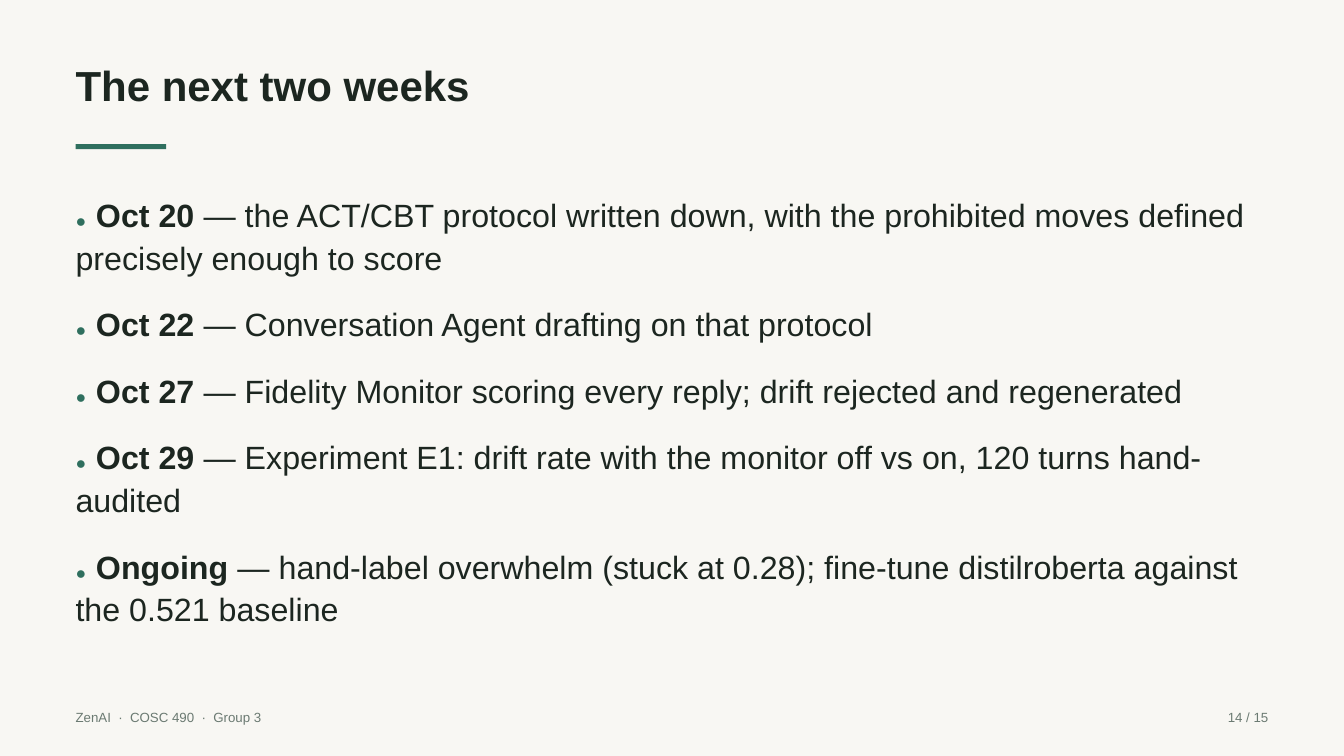
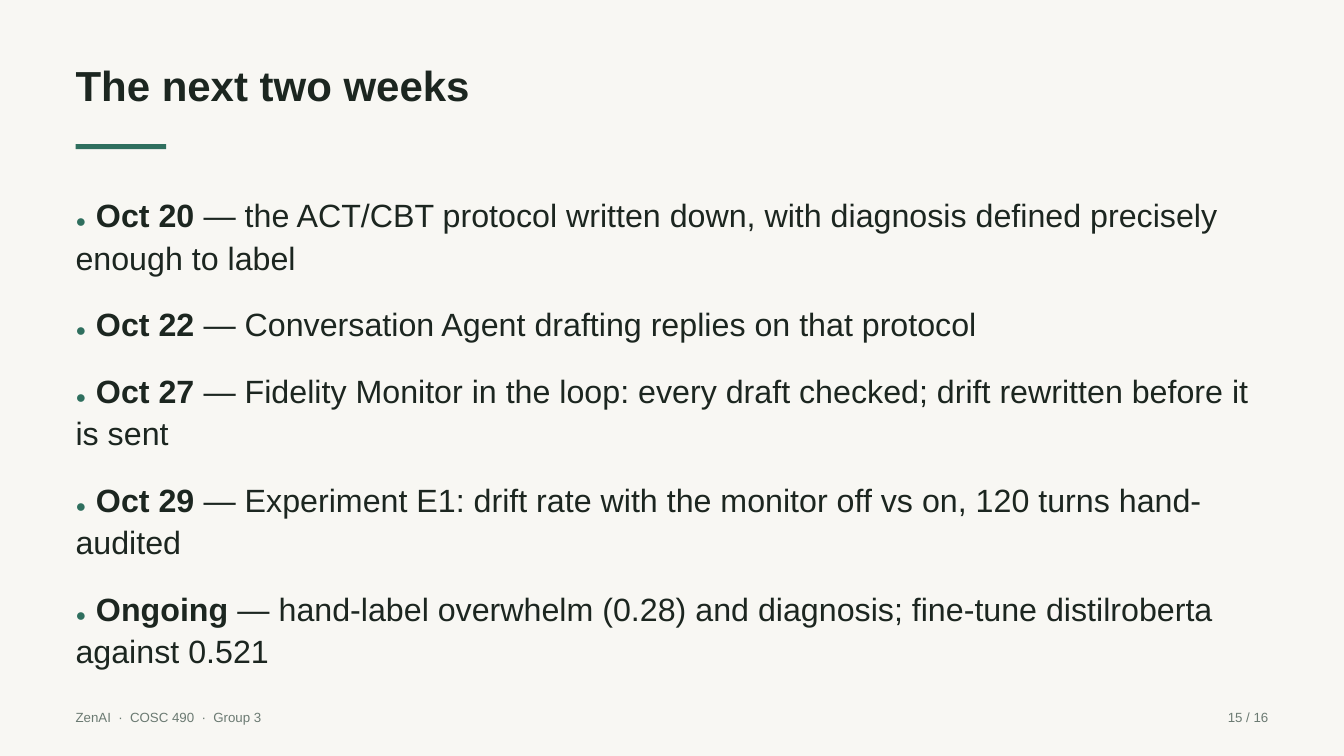
Before and after one commit to Chinonsocheq21/Zenai, a slide deck: slide 15 of presentations/ZenAI-Midterm-Oct15.pptx (slide 14 before the commit). Drawn at 1344x756 pixels with LibreOffice and Linux fonts; fonts in the diff are those of the drawing. Boxes give left, top, right and bottom in pixels: in the first picture for what was removed or moved away, otherwise in the second. Text is boxed around its words. In the diff, an @@ line names an element or a change of style, - is before the commit and + after.

Commit message:
Train the Fidelity Monitor's drift detector, and put it in the console
The contribution moves from designed to partly built.

training/train_drift.py trains on ESConv: 18,153 supporter replies from 1,300
emotional-support conversations, each hand-labelled with the strategy it uses.
Two of those strategies are exactly the moves the monitor exists to catch —
"Providing Suggestions" is advice-giving, "Affirmation and Reassurance" is
reassurance.

Split by CONVERSATION, not by reply, so no conversation is in both training
and test. Held-out macro-F1 0.590 against a 0.269 majority baseline; the same
model split by reply would have reported 0.612. We report the honest one.

The monitor scores a draft sentence by sentence and flags a move if any
sentence makes it — a reply like the film's carries two moves in two
sentences, and scored whole they blur below both thresholds. Thresholds were
chosen on held-out conversations and lean toward recall (advice >= 0.40:
recall 0.77; reassurance >= 0.45: recall 0.60), because a false flag costs one
rewrite and a miss puts drift in front of a student.

On the film's own examples: the drifting reply is rejected for advice AND
reassurance, with the sentence carrying each; the in-protocol reply passes; a
plain reflection passes. Diagnosis has no labelled data and is reported as
"not detected yet" rather than as clear.

- POST /fidelity/check, warmed at startup
- console: a Fidelity Monitor tab — paste a draft, see the verdict and the
  sentence that drifted
- tests/test_fidelity.py pins the film's examples (skipped where untrained)
- setup.sh fetches ESConv and trains the detector
- deck: the Fidelity slide shows the real console; a new results slide

```diff
--- a/presentations/ZenAI-Midterm-Oct15.pptx
+++ b/presentations/ZenAI-Midterm-Oct15.pptx
@@ text at <box>76,203,1248,446</box>: text changed @@
-● Oct 20 — the ACT/CBT protocol written down, with the prohibited moves defined precisely enough to score
-● Oct 22 — Conversation Agent drafting on that protocol
-● Oct 27 — Fidelity Monitor scoring every reply; drift rejected and regenerated
+● Oct 20 — the ACT/CBT protocol written down, with diagnosis defined precisely enough to label
+● Oct 22 — Conversation Agent drafting replies on that protocol
+● Oct 27 — Fidelity Monitor in the loop: every draft checked; drift rewritten before it is sent
@@ text at <box>76,597,1212,670</box>: text changed @@
-● Ongoing — hand-label overwhelm (stuck at 0.28); fine-tune distilroberta against the 0.521 baseline
+● Ongoing — hand-label overwhelm (0.28) and diagnosis; fine-tune distilroberta against 0.521
@@ text at <box>1228,713,1269,722</box>: text changed @@
-14 / 15
+15 / 16
```
Also in this commit, not shown: 12 other slides changed, 1 slide added, 19 other files.
